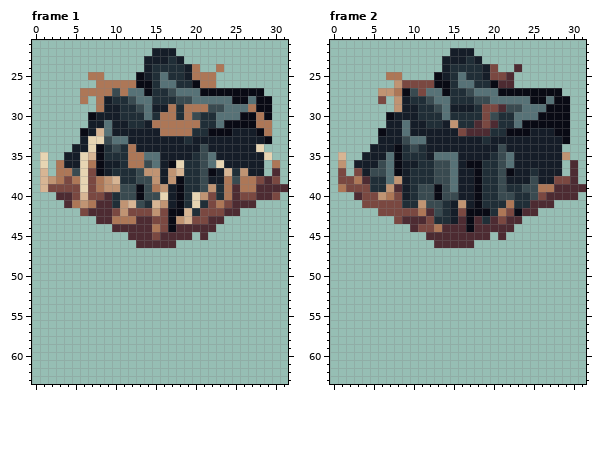
Pixel-art file -- Assets/Sprites/Objects.aseprite. That is the earlier state.
32x64 pixels, 2 frames. Shown: frame 1: x 0..31, y 21..63; frame 2: x 0..31, y 21..63.
After the commit:
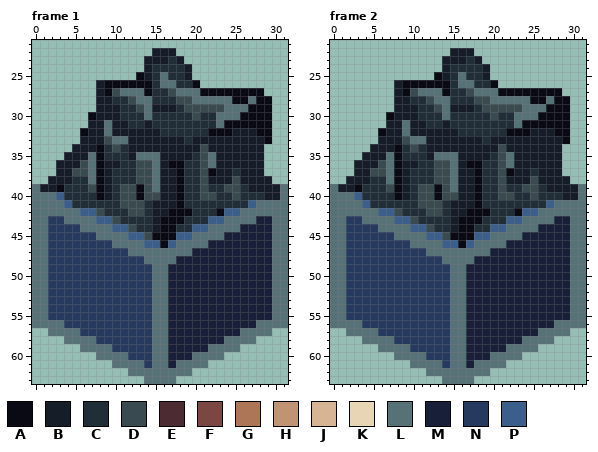
Palette (. is transparent): A #090a14  B #151d28  C #202e37  D #394a50  E #4d2b32  F #7a4841  G #ad7757  H #c09473  J #d7b594  K #e7d5b3  L #577277  M #172038  N #253a5e  P #3c5e8b
Change:
layer "BaseTile" now shown
layer "Foreground" now hidden
Frame 1:
y 24: x 20 G -> .; x 23 G -> .
y 25: x 7..8 GG -> ..; x 20..22 GGG -> ...
y 26: x 8..12 GGGGG -> BAAAA; x 21..22 GG -> ..
y 27: x 6..9 GGGG -> ..BA; x 11 G -> L
y 28: x 6 G -> .; x 8 G -> B
y 29: x 8 G -> B; x 17 G -> B; x 19..21 GGG -> DDD; x 27 G -> A
y 30: x 16..17 GG -> CC; x 19 G -> C; x 28 G -> A
y 31: x 15..20 GGGGGG -> CCCCCC; x 28..29 GG -> AA
y 32: x 8 J -> B; x 16..19 GGGG -> CCCC; x 29 G -> A
y 33: x 7..8 KK -> BB
y 34: x 7 K -> B; x 12 G -> B; x 28 K -> B
y 35: x 1 K -> .; x 6..7 KJ -> BL; x 12..13 GG -> BL; x 29 K -> .
y 36: x 1 K -> .; x 3 G -> B; x 6..7 KG -> DL; x 12..13 GG -> CD; x 18 K -> A; x 23 K -> B; x 30 G -> .
y 37: x 1 J -> .; x 3..4 GG -> BB; x 6..7 KF -> DL; x 14..15 HH -> DL; x 17..18 HJ -> BA; x 24 J -> B; x 26 H -> B; x 30 E -> .
y 38: x 1..10 JHGFGKFGHJ -> .BBBCCLABC; x 15 H -> L; x 17 H -> B; x 24 G -> B; x 26..30 GGFEF -> BBBB.
y 39: x 0..10 .JFFFFKFGHH -> LBBACCCDABC; x 15..16 GH -> LB; x 22 H -> C; x 24..31 GEGGEEEE -> DDCBBBBL
y 40: x 0..9 ...EEFJFFE -> LLLPCCCCAB; x 16 K -> B; x 20..22 KHF -> CDD; x 24..31 GEFFEEF. -> CDCCCBBL
y 41: x 0..9 ....EGHGEE -> LLLLPCCCCC; x 11..12 HJ -> DD; x 15..16 JH -> BB; x 20 K -> C; x 22..31 FGFEEE.... -> CCCCCPLLLL
y 42: x 0..16 ......FEEEFHFFFHF -> LLLLLLPPDCCCDDCBB; x 19 J -> A; x 21..31 FFFEE...... -> CCAPPLLLLLL
y 43: x 0..16 ........EEGGGEEFF -> LLNNLLLLPPDCCCCBA; x 18..31 HJFFEE........ -> ACCCPPLLLLMMLL
y 44: x 0..16 ..........EEEEEGF -> LLNNNNLLLLPPDCCBA; x 18..31 EEEEE......... -> CCPPLLLLMMMMLL
y 45: x 0..31 ............EEEFEEEE.E.......... -> LLNNNNNNLLLLPPDAAAPPLLLLMMMMMMLL
y 46: x 0..31 .............EEEEE.............. -> LLNNNNNNNNLLLLPPAPLLLLMMMMMMMMLL
y 47: x 0..31 ................................ -> LLNNNNNNNNNNLLLLLLLLMMMMMMMMMMLL
y 48: x 0..31 ................................ -> LLNNNNNNNNNNNNLLLLMMMMMMMMMMMMLL
y 49..55: x 0..31 ................................ -> LLNNNNNNNNNNNNNLLMMMMMMMMMMMMMLL
y 56: x 0..31 ................................ -> LLLLNNNNNNNNNNNLLMMMMMMMMMMMLLLL
y 57: x 2..29 ............................ -> LLLLNNNNNNNNNLLMMMMMMMMMLLLL
y 58: x 4..27 ........................ -> LLLLNNNNNNNLLMMMMMMMLLLL
y 59: x 6..25 .................... -> LLLLNNNNNLLMMMMMLLLL
y 60: x 8..23 ................ -> LLLLNNNLLMMMLLLL
y 61: x 10..21 ............ -> LLLLNLLMLLLL
y 62: x 12..19 ........ -> LLLLLLLL
y 63: x 14..17 .... -> LLLL
Frame 2:
y 24: x 20 F -> .; x 23 E -> .
y 25: x 7..8 GG -> ..; x 20..22 FFE -> ...
y 26: x 8..12 HFFFF -> BAAAA; x 21..22 EE -> ..
y 27: x 6..8 HHG -> ..B; x 11 F -> L
y 28: x 6 F -> .; x 8 H -> B
y 29: x 8 H -> B; x 19..21 FFE -> DDD
y 30: x 19 F -> C
y 31: x 15 H -> C; x 18..20 EFE -> CCC
y 32: x 16..19 FEEE -> CCCC
y 35: x 1 J -> .; x 29 H -> .
y 36: x 1 H -> .; x 30 E -> .
y 37: x 1 F -> .; x 3 F -> B; x 30 E -> .
y 38: x 1..4 FFGE -> .BBB; x 8 H -> A; x 28..30 FFE -> BB.
y 39: x 0..4 .GFFF -> LBBAC; x 7..8 HE -> DA; x 26..31 GGEEEE -> CBBBBL
y 40: x 0..8 ...EFFHGF -> LLLPCCCCA; x 26..31 FEEEE. -> CCCBBL
y 41: x 0..8 ....FFFFF -> LLLLPCCCC; x 11 H -> D; x 16 H -> B; x 22 G -> C; x 25..31 EEE.... -> CCPLLLL
y 42: x 0..12 ......FFFFFGE -> LLLLLLPPDCCCD; x 16 F -> B; x 21..22 GF -> CC; x 24..31 EE...... -> PPLLLLLL
y 43: x 0..12 ........FEEEF -> LLNNLLLLPPDCC; x 16 E -> A; x 18 E -> A; x 20..31 EFEE........ -> CCPPLLLLMMLL
y 44: x 0..16 ..........EFFGEEE -> LLNNNNLLLLPPDCCBA; x 18..31 EEEEE......... -> CCPPLLLLMMMMLL
y 45: x 0..31 ............EEEEEEEE.E.......... -> LLNNNNNNLLLLPPDAAAPPLLLLMMMMMMLL
y 46: x 0..31 .............EEEEE.............. -> LLNNNNNNNNLLLLPPAPLLLLMMMMMMMMLL
y 47: x 0..31 ................................ -> LLNNNNNNNNNNLLLLLLLLMMMMMMMMMMLL
y 48: x 0..31 ................................ -> LLNNNNNNNNNNNNLLLLMMMMMMMMMMMMLL
y 49..55: x 0..31 ................................ -> LLNNNNNNNNNNNNNLLMMMMMMMMMMMMMLL
y 56: x 0..31 ................................ -> LLLLNNNNNNNNNNNLLMMMMMMMMMMMLLLL
y 57: x 2..29 ............................ -> LLLLNNNNNNNNNLLMMMMMMMMMLLLL
y 58: x 4..27 ........................ -> LLLLNNNNNNNLLMMMMMMMLLLL
y 59: x 6..25 .................... -> LLLLNNNNNLLMMMMMLLLL
y 60: x 8..23 ................ -> LLLLNNNLLMMMLLLL
y 61: x 10..21 ............ -> LLLLNLLMLLLL
y 62: x 12..19 ........ -> LLLLLLLL
y 63: x 14..17 .... -> LLLL
Where, in picture pixels (left, top, right, bottom), the same in both pictures:
changed: (32, 64, 288, 384)
changed: (450, 64, 522, 136)
changed: (378, 72, 434, 112)
changed: (330, 152, 586, 384)
